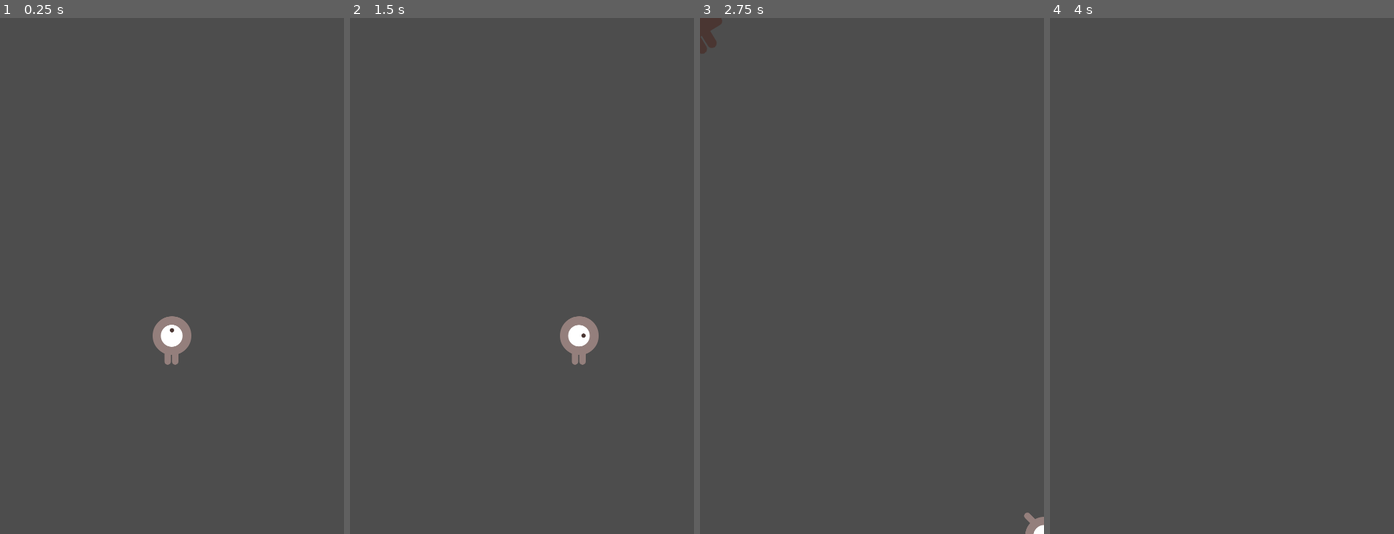
Above: before the commit, frames 1-4 (left to right).
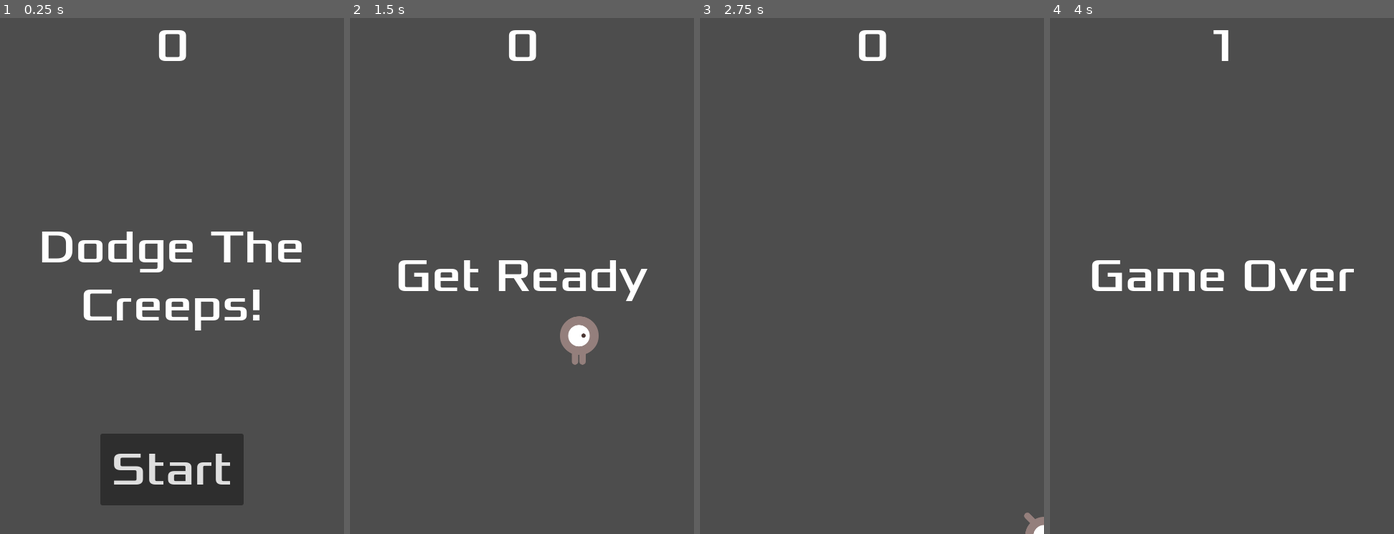
Above: after the commit, the same moments.

Repository: francoriboratig/godot-practice
Game: Godot game, scene res://main.tscn
Same seed, same stepped clock (60 frames per second), same inputs: the game is played once before the commit and once after it.
Inputs (mouse positions are in pixels of both pictures, inside the frame that each line leads up to):
- Up to frame 1 (0.25 s): no input
- Up to frame 2 (1.5 s): click (522, 472) at 0.5 s, where only the run after the commit has a clickable "Start"; tap Enter at 1.25 s; hold Right (move_right) from 1.28 s (still down)
- Up to frame 3 (2.75 s): release Right (move_right) at 2.03 s; hold Down (move_down) from 2.03 s (still down)
- Up to frame 4 (4 s): release Down (move_down) at 2.78 s; hold Right (move_right) 2.78-3.53 s; hold Up (move_up) from 3.53 s (still down)

The runs differ from the first frame. In frame 1, 9.8% of the frame differs, in the area x 12-88%, y 2-95%; in frame 2, 2.1%; in frame 3, 0.6%; in frame 4, 1.9%.

Commit message:
Heads up display

Diff:
--- /dev/null
+++ b/Your First 2D Game/HUD.gd
@@ -0,0 +1,40 @@
+extends CanvasLayer
+
+# Notifies 'Main' node that the button has been pressed.
+signal start_game
+
+# Called when the node enters the scene tree for the first time.
+func _ready():
+	pass # Replace with function body.
+
+
+# Called every frame. 'delta' is the elapsed time since the previous frame.
+func _process(delta):
+	pass
+
+func show_message(text):
+	$Message.text = text
+	$Message.show()
+	$MessageTimer.start()
+
+func show_game_over():
+	show_message("Game Over")
+
+	# Waint until the MessageTimer has counted down.
+	await $MessageTimer.timeout
+
+	$Message.text = "Dodge the Creeps!"
+	$Message.show()
+	#Make a one-shot timer and wait for it to finish.
+	await get_tree().create_timer(1).timeout
+	$StartButton.show()
+
+func update_score(score):
+	$ScoreLabel.text = str(score)
+
+func _on_start_button_pressed():
+	$StartButton.hide()
+	start_game.emit()
+
+func _on_message_timer_timeout():
+	$Message.hide()
--- /dev/null
+++ b/Your First 2D Game/hud.tscn
@@ -0,0 +1,64 @@
+[gd_scene load_steps=3 format=3 uid="uid://dnchxqhppd0bx"]
+
+[ext_resource type="Script" path="res://HUD.gd" id="1_2hm65"]
+[ext_resource type="FontFile" uid="uid://dnuq2pdlm863d" path="res://fonts/Xolonium-Regular.ttf" id="2_ug1f4"]
+
+[node name="HUD" type="CanvasLayer"]
+script = ExtResource("1_2hm65")
+
+[node name="ScoreLabel" type="Label" parent="."]
+anchors_preset = 5
+anchor_left = 0.5
+anchor_right = 0.5
+offset_left = -20.0
+offset_right = 20.0
+offset_bottom = 78.0
+grow_horizontal = 2
+theme_override_fonts/font = ExtResource("2_ug1f4")
+theme_override_font_sizes/font_size = 64
+text = "0"
+horizontal_alignment = 1
+vertical_alignment = 1
+
+[node name="Message" type="Label" parent="."]
+anchors_preset = 8
+anchor_left = 0.5
+anchor_top = 0.5
+anchor_right = 0.5
+anchor_bottom = 0.5
+offset_left = -240.0
+offset_top = -121.5
+offset_right = 240.0
+offset_bottom = 121.5
+grow_horizontal = 2
+grow_vertical = 2
+theme_override_fonts/font = ExtResource("2_ug1f4")
+theme_override_font_sizes/font_size = 64
+text = "Dodge The Creeps!"
+horizontal_alignment = 1
+vertical_alignment = 1
+autowrap_mode = 2
+
+[node name="StartButton" type="Button" parent="."]
+anchors_preset = 7
+anchor_left = 0.5
+anchor_top = 1.0
+anchor_right = 0.5
+anchor_bottom = 1.0
+offset_left = -100.0
+offset_top = -140.0
+offset_right = 100.0
+offset_bottom = -40.0
+grow_horizontal = 2
+grow_vertical = 0
+size_flags_horizontal = 0
+theme_override_fonts/font = ExtResource("2_ug1f4")
+theme_override_font_sizes/font_size = 64
+text = "Start"
+
+[node name="MessageTimer" type="Timer" parent="."]
+wait_time = 2.0
+one_shot = true
+
+[connection signal="pressed" from="StartButton" to="." method="_on_start_button_pressed"]
+[connection signal="timeout" from="MessageTimer" to="." method="_on_message_timer_timeout"]
--- a/Your First 2D Game/main.gd
+++ b/Your First 2D Game/main.gd
@@ -4,32 +4,32 @@
 var score
 # Called when the node enters the scene tree for the first time.
 func _ready():
-	new_game()
-
+	pass
 
 # Called every frame. 'delta' is the elapsed time since the previous frame.
 func _process(delta):
 	pass
 
-
 func game_over():
 	$MobTimer.stop()
 	$ScoreTimer.stop()
+	$HUD.show_game_over()
 
 func new_game():
+	get_tree().call_group("mobs","queue_free")
 	score = 0
+	$HUD.update_score(score)
+	$HUD.show_message("Get Ready")
 	$Player.start($StartPosition.position)
 	$StartTimer.start()
 
-
 func _on_score_timer_timeout():
 	score += 1
-
+	$HUD.update_score(score)
 
 func _on_start_timer_timeout():
 	$ScoreTimer.start()
 	$MobTimer.start()
-
 
 func _on_mob_timer_timeout():
 	# Create a new instance of the mob scene
--- a/Your First 2D Game/main.tscn
+++ b/Your First 2D Game/main.tscn
@@ -1,8 +1,9 @@
-[gd_scene load_steps=5 format=3 uid="uid://b4pememx7nfbp"]
+[gd_scene load_steps=6 format=3 uid="uid://b4pememx7nfbp"]
 
 [ext_resource type="Script" path="res://main.gd" id="1_b1hva"]
 [ext_resource type="PackedScene" uid="uid://jm1f6aj4lt2u" path="res://player.tscn" id="1_dfos1"]
 [ext_resource type="PackedScene" uid="uid://bon1biwlp7tcr" path="res://mob.tscn" id="2_2he7c"]
+[ext_resource type="PackedScene" uid="uid://dnchxqhppd0bx" path="res://hud.tscn" id="4_y52kk"]
 
 [sub_resource type="Curve2D" id="Curve2D_ef0bp"]
 _data = {
@@ -34,7 +35,10 @@
 [node name="MobSpawnLocation" type="PathFollow2D" parent="MobPath"]
 position = Vector2(8, 0)
 
+[node name="HUD" parent="." instance=ExtResource("4_y52kk")]
+
 [connection signal="hit" from="Player" to="." method="game_over"]
 [connection signal="timeout" from="MobTimer" to="." method="_on_mob_timer_timeout"]
 [connection signal="timeout" from="ScoreTimer" to="." method="_on_score_timer_timeout"]
 [connection signal="timeout" from="StartTimer" to="." method="_on_start_timer_timeout"]
+[connection signal="start_game" from="HUD" to="." method="new_game"]
--- a/Your First 2D Game/mob.tscn
+++ b/Your First 2D Game/mob.tscn
@@ -48,7 +48,7 @@
 radius = 35.0
 height = 78.0
 
-[node name="Mob" type="RigidBody2D"]
+[node name="Mob" type="RigidBody2D" groups=["mobs"]]
 collision_mask = 0
 gravity_scale = 0.0
 script = ExtResource("1_nb4tc")
